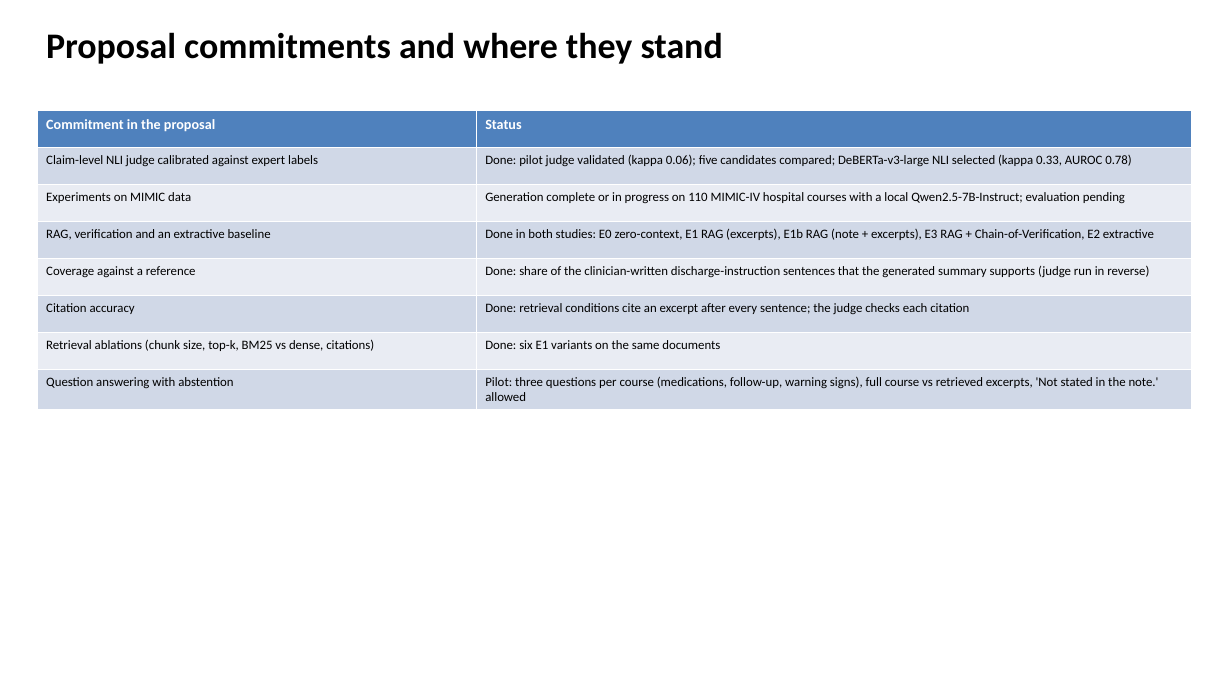
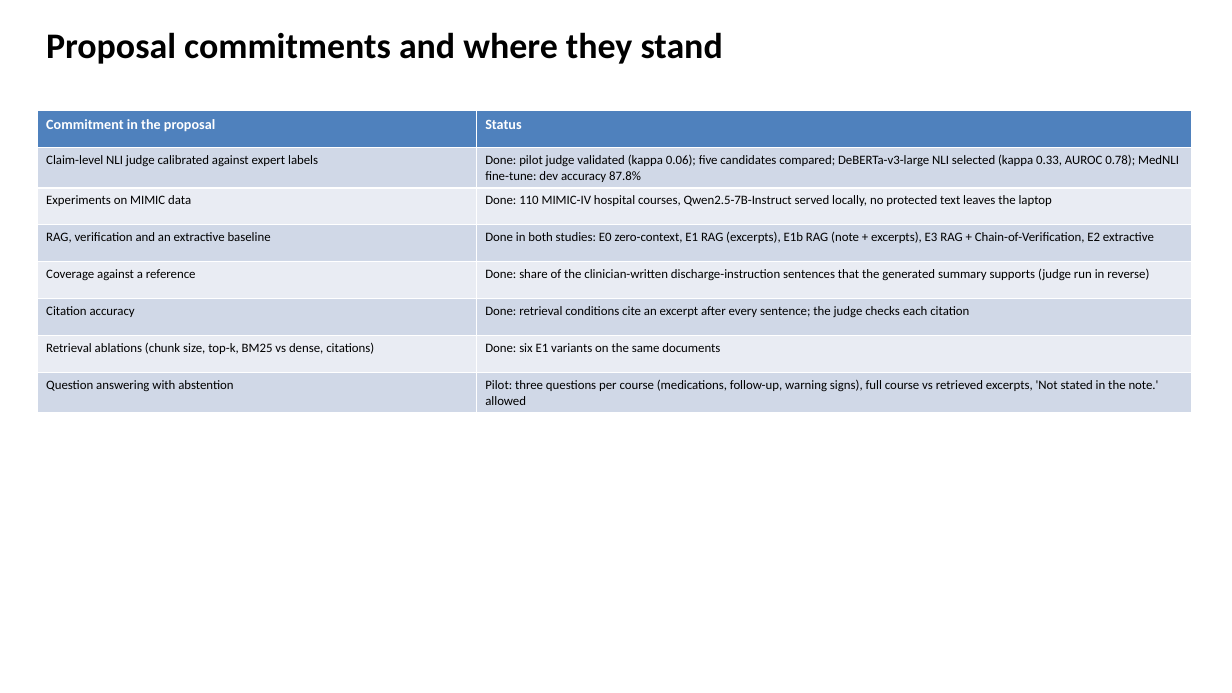
Before and after one commit to slay-a/medical-hallucination-eval, a slide deck: slide 3 of deliverables/Progress_Slides_Fall2026.pptx. Drawn at 1232x693 pixels with LibreOffice and Linux fonts; fonts in the diff are those of the drawing. Boxes give left, top, right and bottom in pixels: in the first picture for what was removed or moved away, otherwise in the second. Text is boxed around its words. In the diff, an @@ line names an element or a change of style, - is before the commit and + after.

```diff
--- a/deliverables/Progress_Slides_Fall2026.pptx
+++ b/deliverables/Progress_Slides_Fall2026.pptx
@@ table at [37,111,1192,409] @@
-row 2, column 2: Done: pilot judge validated (kappa 0.06); five candidates compared; DeBERTa-v3-large NLI selected (kappa 0.33, AUROC 0.78)
+row 2, column 2: Done: pilot judge validated (kappa 0.06); five candidates compared; DeBERTa-v3-large NLI selected (kappa 0.33, AUROC 0.78); MedNLI fine-tune: dev accuracy 87.8%
-row 3, column 2: Generation complete or in progress on 110 MIMIC-IV hospital courses with a local Qwen2.5-7B-Instruct; evaluation pending
+row 3, column 2: Done: 110 MIMIC-IV hospital courses, Qwen2.5-7B-Instruct served locally, no protected text leaves the laptop
```
Also in this commit, not shown: 5 other slides changed, 4 slides added, 14 other files.
